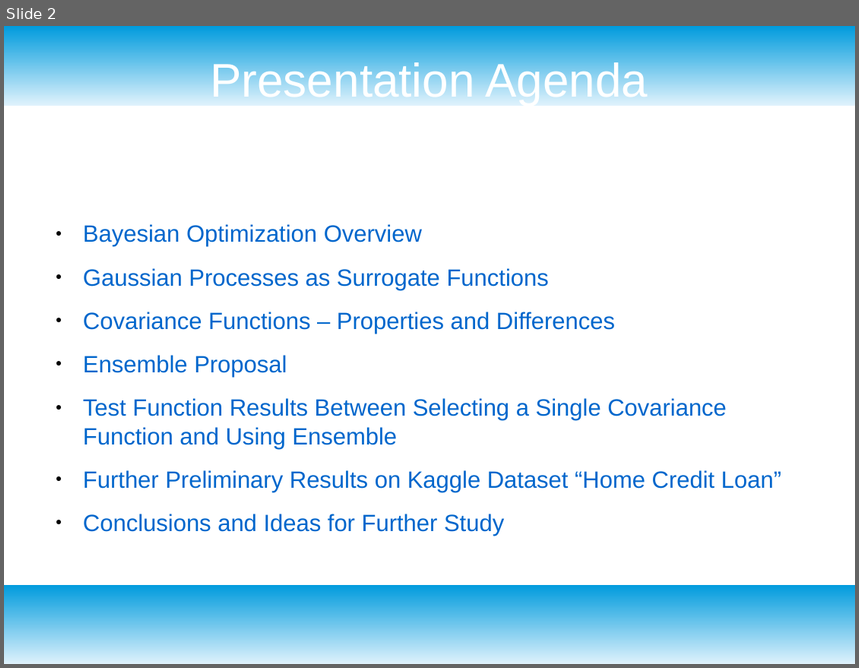
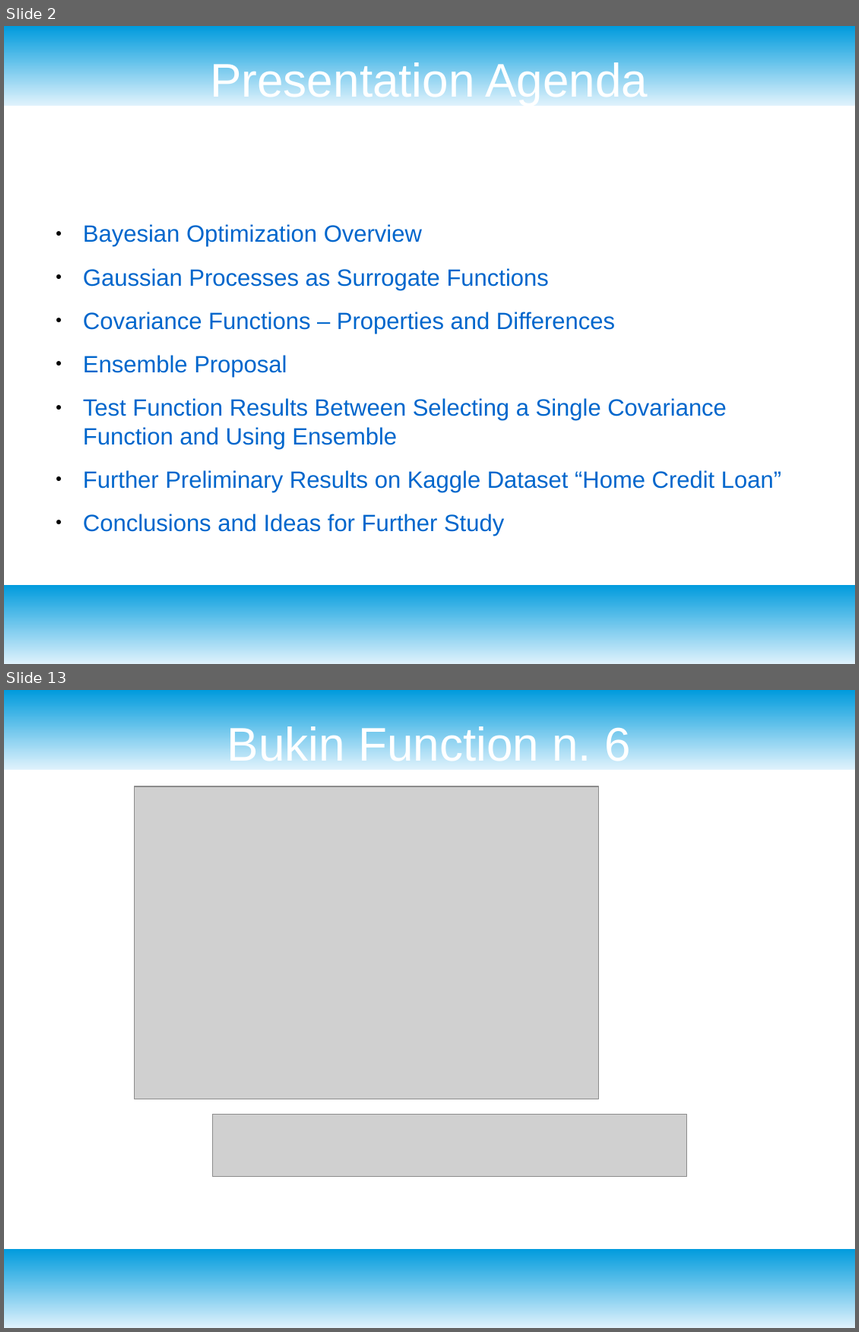
Before and after one commit to dataronio/ThinkfulCapstone, a slide deck: CapstoneDeck.odp. Shown one above the other, each under a label of ours: slide 2 before the commit, slides 2 and 13 after it; the slides between them are not shown. The pictures are 859x668 and 859x1332 pixels, drawn with LibreOffice and Linux fonts; fonts in the diff are those of the drawing; grey boxes stand for pictures. Boxes give left, top, right and bottom in pixels: in the first picture for what was removed or moved away, otherwise in the second. Text is boxed around its words. In the diff, an @@ line names an element or a change of style, - is before the commit and + after.

```diff
--- a/CapstoneDeck.odp
+++ b/CapstoneDeck.odp
@@ slide 13 added at [4,690,855,1328], background #FFFFFF; not listed: 2 template elements that a slide beside it also shows @@
@@ title added at [227,723,631,770], 44 pt, text #FFFFFF @@
+Bukin Function n. 6
@@ picture added at [135,787,599,1100] @@
@@ picture added at [212,1115,686,1176] @@
```
Also in this commit, not shown: 1 slide changed, 13 other slides added.
